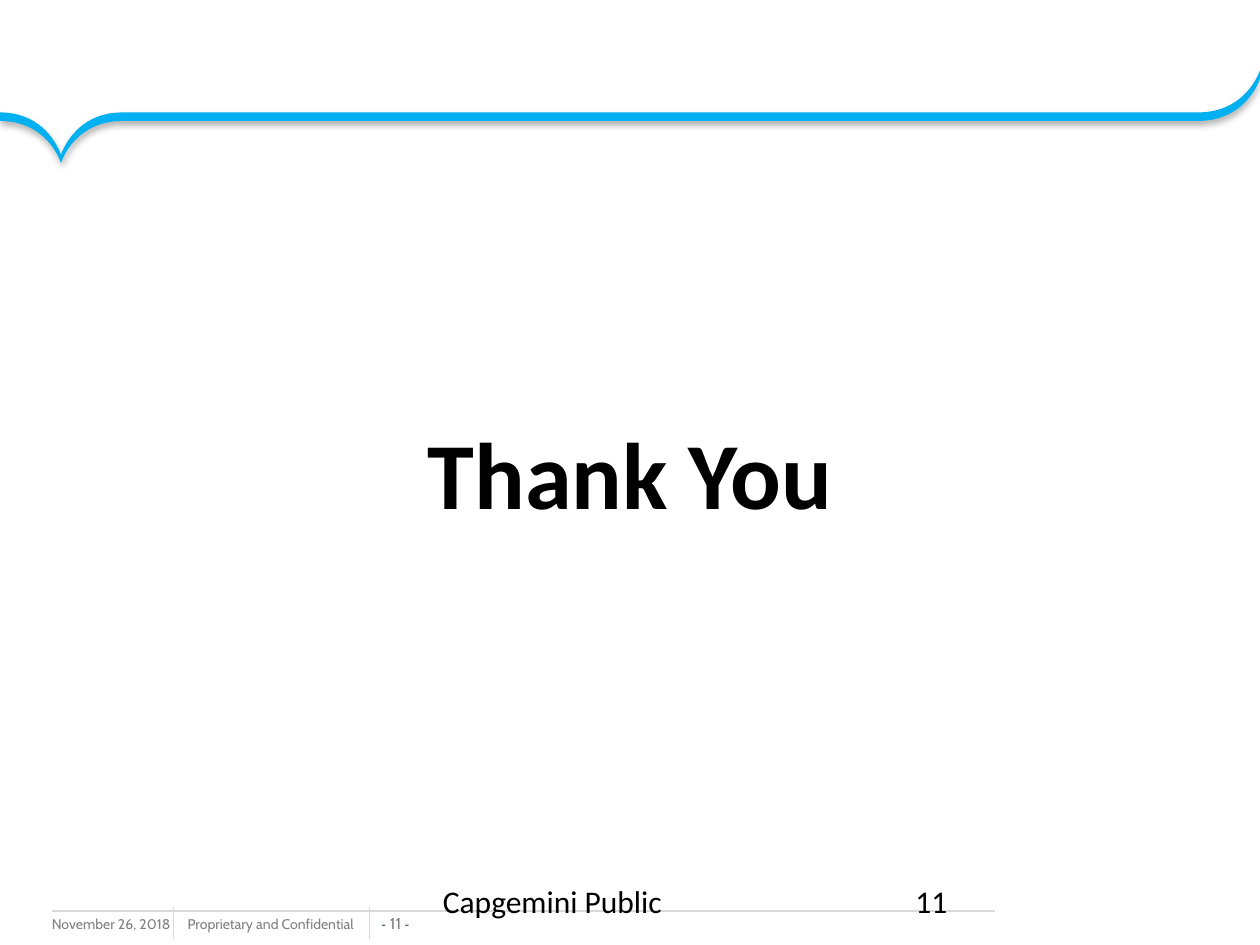
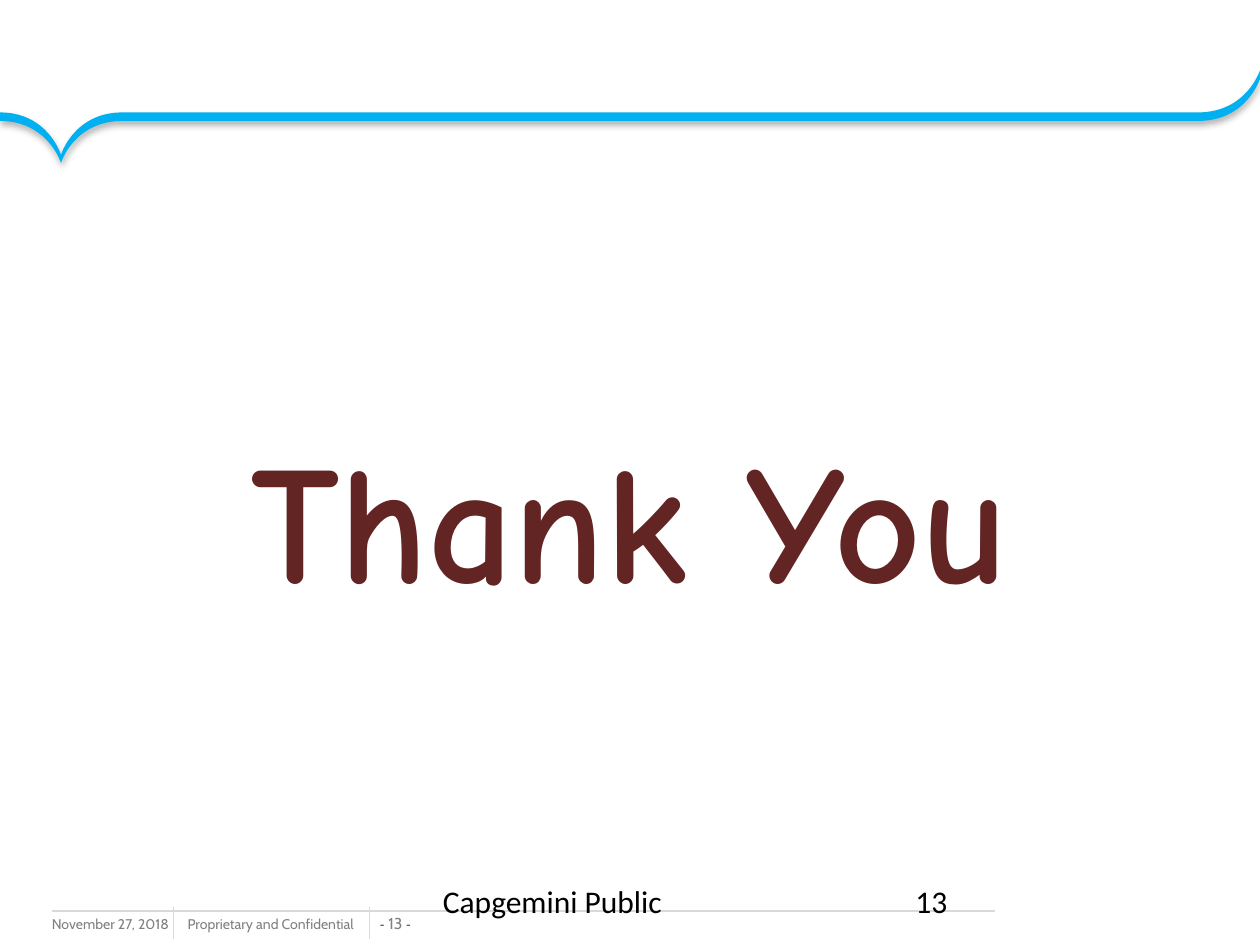
Before and after one commit to kmaurya/miniprojects, a slide deck: slide 13 of AT MiniProject_Sample.pptx (slide 11 before the commit). Drawn at 1260x945 pixels with LibreOffice and Linux fonts; fonts in the diff are those of the drawing; background and template pictures are left out. Boxes give left, top, right and bottom in pixels: in the first picture for what was removed or moved away, otherwise in the second. Text is boxed around its words. In the diff, an @@ line names an element or a change of style, - is before the commit and + after.

```diff
--- a/AT MiniProject_Sample.pptx
+++ b/AT MiniProject_Sample.pptx
@@ text "Thank You": place and size @@
-text "Thank You" at bbox=[428, 442, 832, 510]
+text "Thank You" at bbox=[252, 469, 1009, 586]
@@ text "Thank You" at bbox=[252, 469, 1009, 586]: size 54 to 96 pt, font Calibri to Comic Neue, text colour #000000 to #632523 @@
@@ page number at bbox=[915, 892, 947, 914]: text changed @@
-11
+13
@@ text at bbox=[52, 918, 169, 930]: text changed @@
-November 26, 2018
+November 27, 2018
@@ page number at bbox=[388, 918, 402, 929]: text changed @@
-- 11 -
+- 13 -
```
Also in this commit, not shown: 6 other slides changed, 6 slides added, 4 slides removed.
